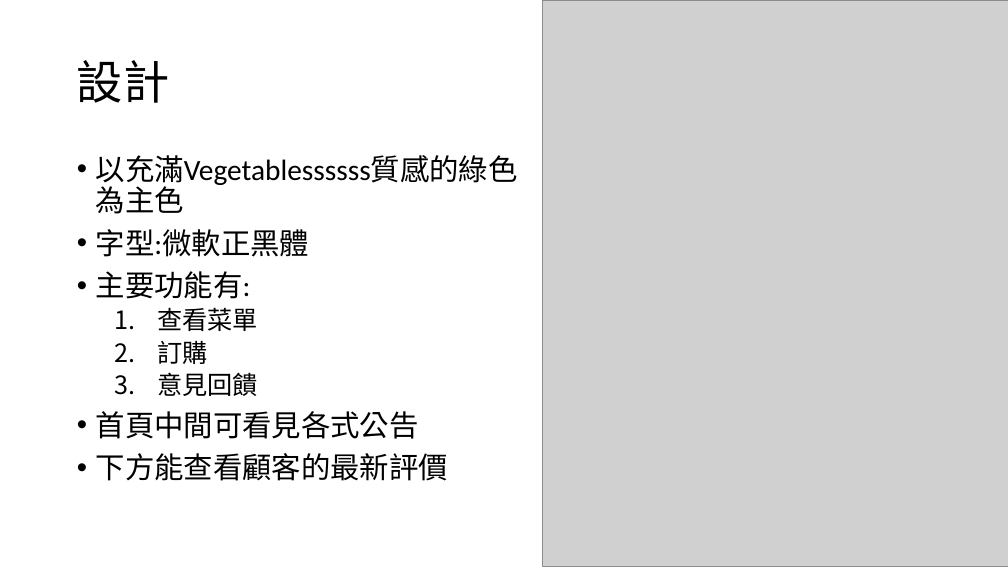
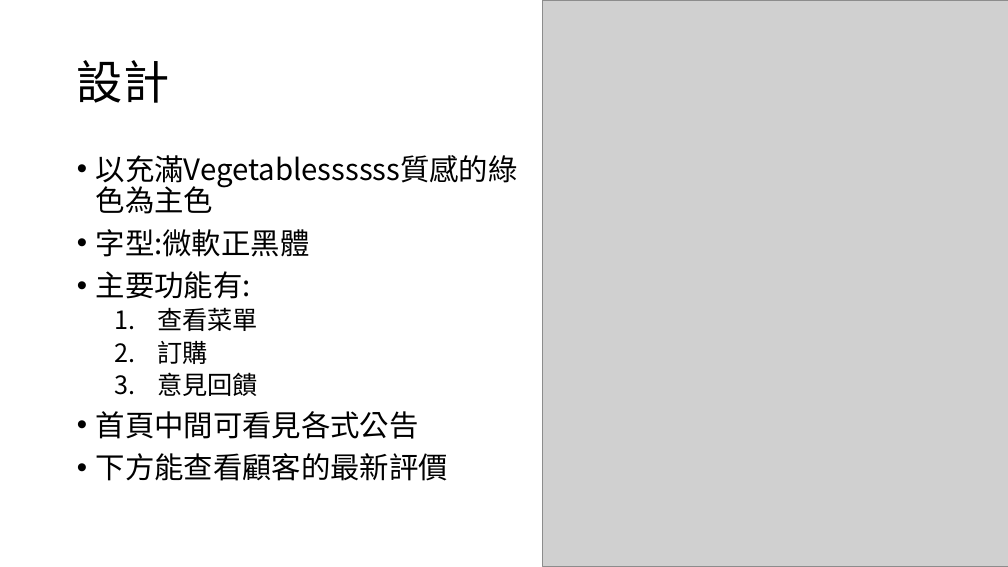
Before and after one commit to weichang0007/ntutVegetablesssssssssssssss, a slide deck: slide 3 of ppt.pptx. Drawn at 1008x567 pixels with LibreOffice and Linux fonts; fonts in the diff are those of the drawing; grey boxes stand for pictures. Boxes give left, top, right and bottom in pixels: in the first picture for what was removed or moved away, otherwise in the second. Text is boxed around its words. In the diff, an @@ line names an element or a change of style, - is before the commit and + after.

```diff
--- a/ppt.pptx
+++ b/ppt.pptx
@@ text "以充滿Vegetablessssss質感的綠色為主色" at [96, 155, 518, 481]: font Calibri to Noto Sans CJK SC @@
```
Also in this commit, not shown: 6 other slides changed, 1 slide added.
